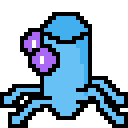
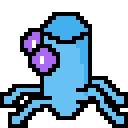
Comparing the layer stacks of the two w=128, h=128 images. Changes:
painted on "Layer 5 copy" over [36, 44, 40, 48]
